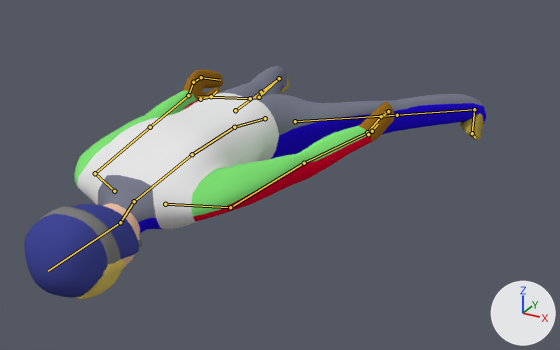
Two versions of the Blender file Assets/Models/Characters/jumper.blend, one commit apart.
Rendered twice from a 50 mm camera at (0.964, -2.501, 0.886) aimed at (0.08, -0.894, 0.082). Lighting does not change. The marker at lower right points along +X, +Y and +Z. The picture after the commit comes second. Both versions are drawn at frame 24 of the action 'Flight-Lo'; the numbers are the values there. The bones that change, and the others that lie on the model, are drawn over the model as lines.

In view in the first picture: 'Cube', 'Goggles', 'Helmet'.
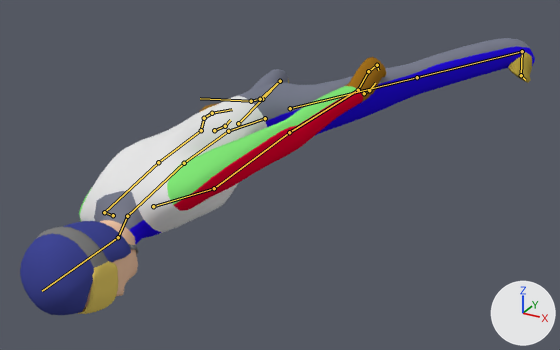
What the commit changed:
Bone 'Hips' (bone_hips) turns from (76, 0, 0) to (79, -3, 24) degrees about its own x, y and z.
Bone 'Leg IK.L' (bone_leg_ik_l) moves from (0.332, 0.128, -0.045) to (0.584, 0.115, 0.255).

What differs and where, as boxes (x1, y1, x2, y2) in the pictures (560 x 350 px):
'Cube', posed (11% wider, 20% taller)
    before: (74, 66, 486, 290)
    after: (79, 38, 535, 308)
'Helmet', posed
    before: (24, 204, 142, 298)
    after: (20, 221, 139, 315)
'Goggles', posed
    before: (40, 206, 125, 299)
    after: (37, 226, 118, 314)
bone 'Hips', root to tip
    before: (265, 118) to (234, 127)
    after: (265, 118) to (228, 131)
